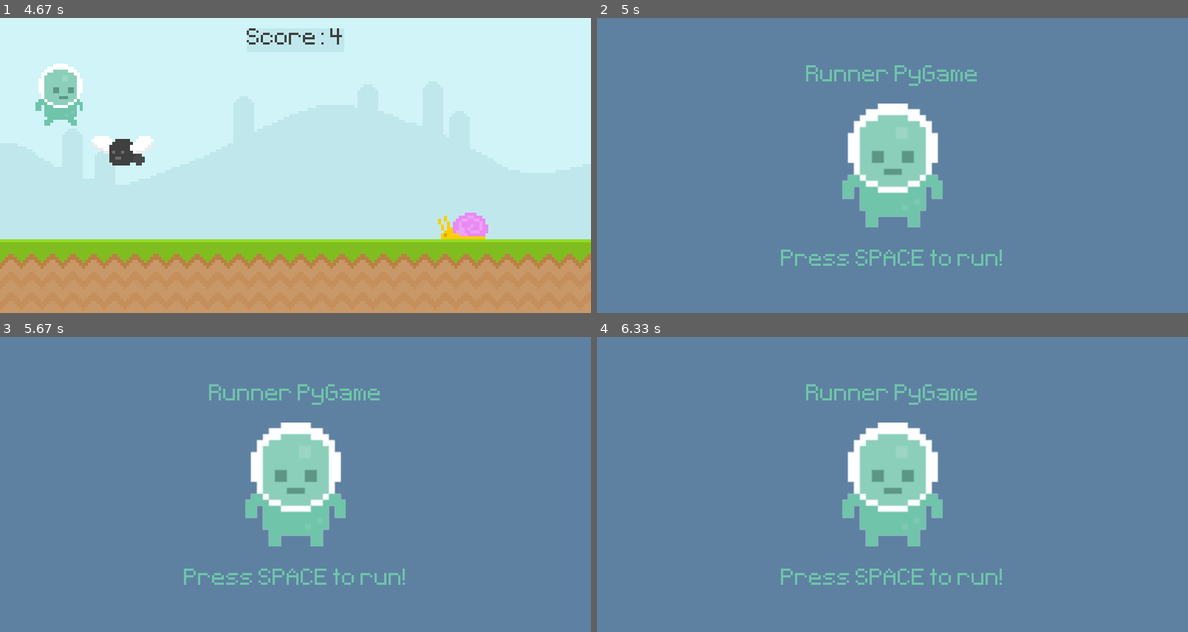
Above: before the commit, frames 1-4 (two rows, left to right).
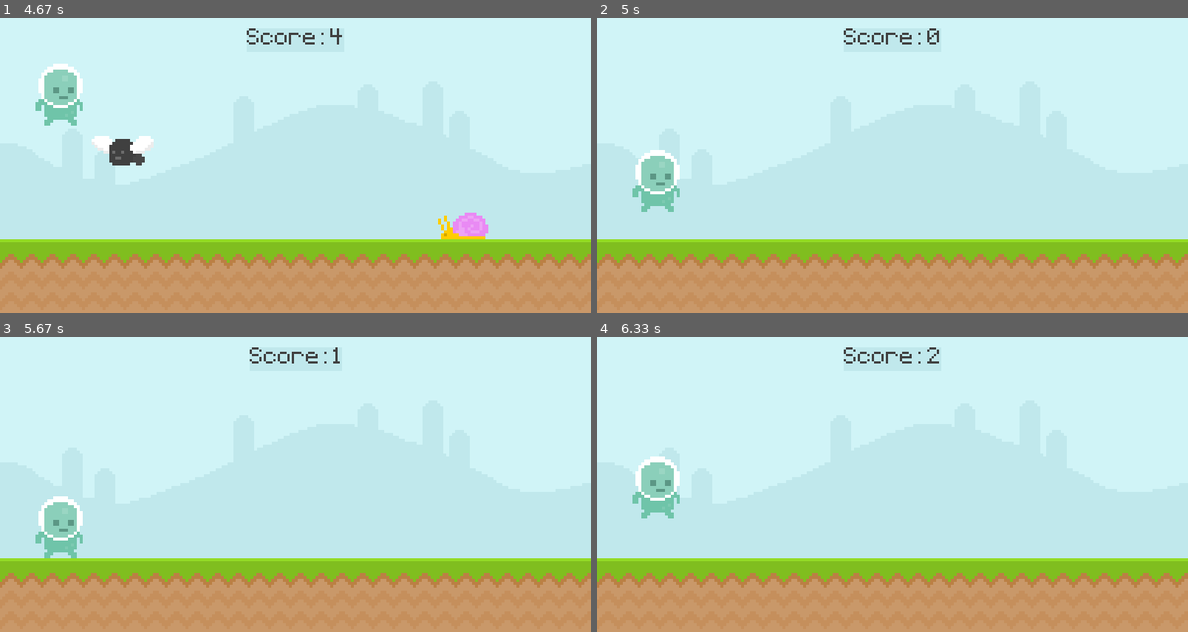
Above: after the commit, the same moments.

Repository: AlkaffAhamed/Runner-PyGame
Game: pygame game, started from main.py
The game is run twice, just before and just after one commit, with the same random seed, the same clock (stepped at 60 frames per second) and the same inputs.
Inputs (mouse positions are in pixels of both pictures, inside the frame that each line leads up to):
- Up to frame 1 (4.67 s): tap Space at 0.33, 2.67, 3.07, 3.37, 3.9, 4.2, 4.4 s; click (59, 206) at 0.72 s; click (76, 206) at 1.55 s; press the mouse at (76, 206) at 1.87 s; move the mouse to (224, 150) at 1.97 s; release the mouse at (378, 94) at 2.1 s
- Up to frame 2 (5 s): tap Space at 4.83, 4.97 s
- Up to frame 3 (5.67 s): no input
- Up to frame 4 (6.33 s): tap Space at 5.73, 6.13 s

Frame 1 is identical in both runs. In frame 2, 100% of the frame differs, in the area x 0-100%, y 0-100%; in frame 3, 100%; in frame 4, 100%.

Commit message:
33 Bug Fix When Game Over, Game Doesn't Restart - In the game over logic, clear the `obstacle_rect_list` to empty list

Diff:
--- a/main.py
+++ b/main.py
@@ -198,6 +198,7 @@
         screen.fill((94, 129, 162))
         screen.blit(player_stand, player_stand_rect)
         screen.blit(game_name, game_name_rect)
+        obstacle_rect_list = []
 
         score_message = test_font.render(f"Your score: {score}", False, (111, 196, 169))
         score_message_rect = score_message.get_rect(center=(400, 330))
